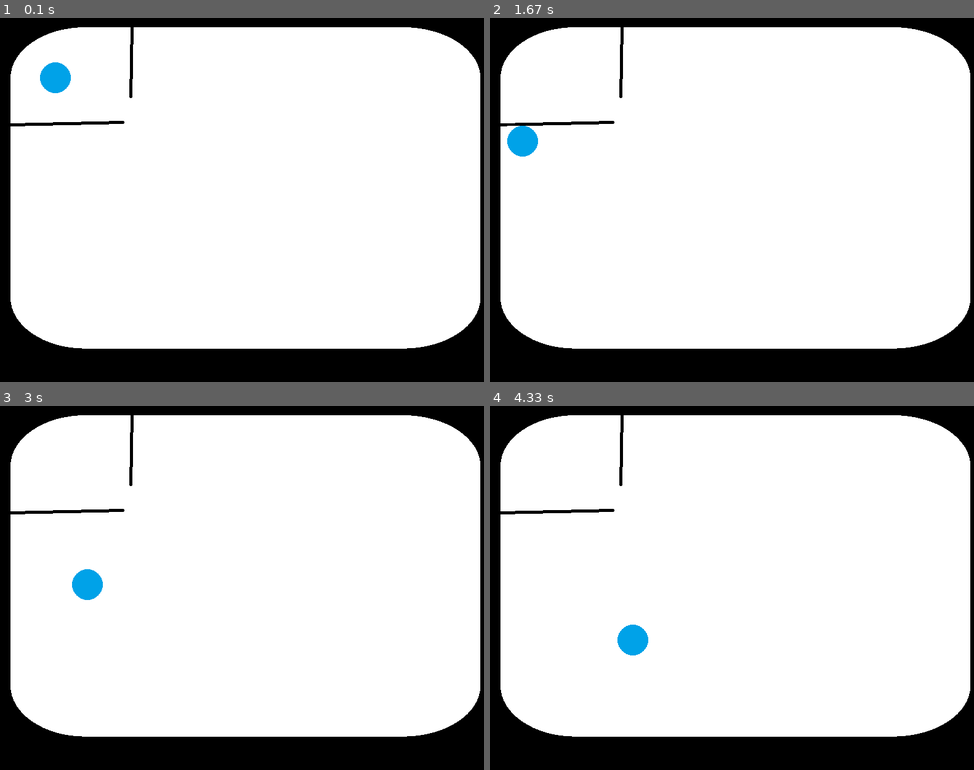
Above: before the commit, frames 1-4 (two rows, left to right).
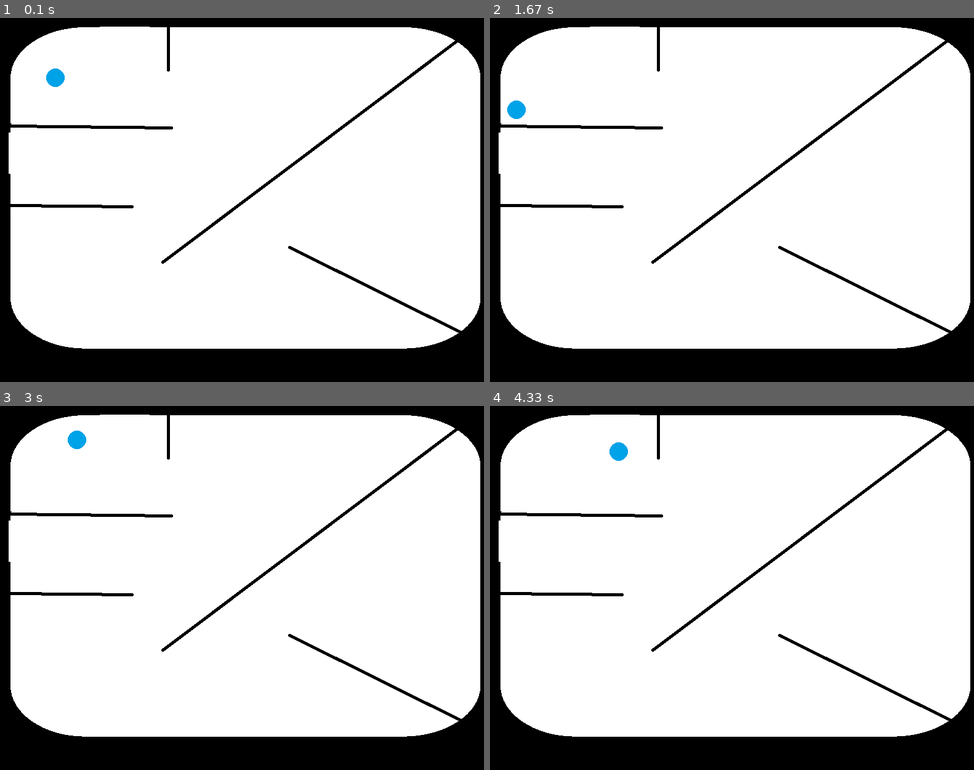
Above: after the commit, the same moments.

Repository: amabella-aguiluz/bellas-projects
Game: pygame game, started from python/pygame/hrt.py
The game is run twice, just before and just after one commit, with the same random seed, the same clock (stepped at 60 frames per second) and the same inputs.
Inputs:
- Up to frame 1 (0.1 s): no input
- Up to frame 2 (1.67 s): no input
- Up to frame 3 (3 s): no input
- Up to frame 4 (4.33 s): no input

The runs differ from the first frame. In frame 1, 2.1% of the frame differs, in the area x 1-96%, y 2-87%; in frame 2, 2.4%; in frame 3, 2.4%; in frame 4, 2.4%.

Commit message:
made the horses bounce against the maze

Diff:
--- a/python/pygame/hrt.py
+++ b/python/pygame/hrt.py
@@ -2,7 +2,8 @@
 import os
 import random
 
-    # initializing game #
+    ######## initializing game ########
+
 screen = pygame.display.set_mode((800, 600)) # set screen size (width, height)
 clock = pygame.time.Clock() # set fps
 velocity = 1.1 # speed of horse
@@ -15,11 +16,14 @@
 v_temp1 = random.choice([-1, 1]) * velocity
 v_temp2 = random.choice([-1, 1]) * velocity
     #-- velocity
-    # initializing game #
 
-    # initialize horse
+    ######## initializing game ########
+
+
+    # initialize horse object
 class Horse:
-    def __init__(self, x, y, image_path, velocity_x, velocity_y):
+    def __init__(self, name, x, y, image_path, velocity_x, velocity_y):
+        self.name = ""
         self.x = x # starting x position
         self.y = y # starting y position
         self.velocity_x = v_temp1 # velocity direction x
@@ -29,7 +33,7 @@
 
     def draw(self, surface): # display self
         surface.blit(self.image, self.rect)
-    # initialize horse
+    # initialize horse object
 
 def when_bounced(horse):
     horse.velocity_x *= 1.0001
@@ -37,25 +41,48 @@
     return horse
 
 def horse_bounce(horse):
-    if(horse.rect.left < 0 or horse.rect.right > 800): #hits left or right
+    if(horse.rect.left < 0 or horse.rect.right > 800): # hits left or right
         horse.velocity_x *= -1
     elif(horse.rect.top < 0 or horse.rect.bottom > 600): # hits top or bottom
         horse.velocity_y *= -1
     when_bounced(horse)
 
 def move_horse(horse):
-    horse_bounce(horse)
+    #horse_bounce(horse)
+    bounce_wall(horse)
     horse.x += horse.velocity_x
     horse.y += horse.velocity_y
     horse.rect.center = (horse.x, horse.y)
 
-horse1 = Horse(100, 100, "assets/horse_1.png", v_temp1, v_temp2) # <-- place horse
+# bounce against walls
+def bounce_wall(horse):
+    next_x = int(horse.x + horse.velocity_x)
+    next_y = int(horse.y + horse.velocity_y)
 
-    # gui open #
+    if maze_mask.get_at((next_x, next_y)):
+        horse.velocity_x *= random.uniform(0.9, 1.1)  # random adjustment to x
+        horse.velocity_y *= random.uniform(0.9, 1.1)  # random adjustment to y velocity
+
+        # reverse velocity
+        if maze_mask.get_at((int(horse.x), next_y)):  # hits left or right
+            horse.velocity_x *= -1
+        if maze_mask.get_at((next_x, int(horse.y))):  #hits top or bottom
+            horse.velocity_y *= -1
+
+    # Apply when bounced function (modifies the horse's velocity slightly)
+    when_bounced(horse)
+
+
+    ######## create horses  ########
+horse1 = Horse("Horse 1", 100, 100, "assets/horse_1.png", v_temp1, v_temp2) # <-- place horse
+    ######## create horses  ########
+
+
+    ######## gui open ########
 while running:
     clock.tick(60) # <-- set fps 60
+
     move_horse(horse1)
-
 
 # for loop through the event queue
     for event in pygame.event.get():
@@ -66,4 +93,4 @@
     horse1.draw(screen)  # <-- draw horses here (if any)
 
     pygame.display.flip()  # <-- refresh screen
-    # gui open #
+    ######## gui open ########
Binary file changed: python/pygame/assets/horse_1.png
Binary file changed: python/pygame/assets/map_test.png
